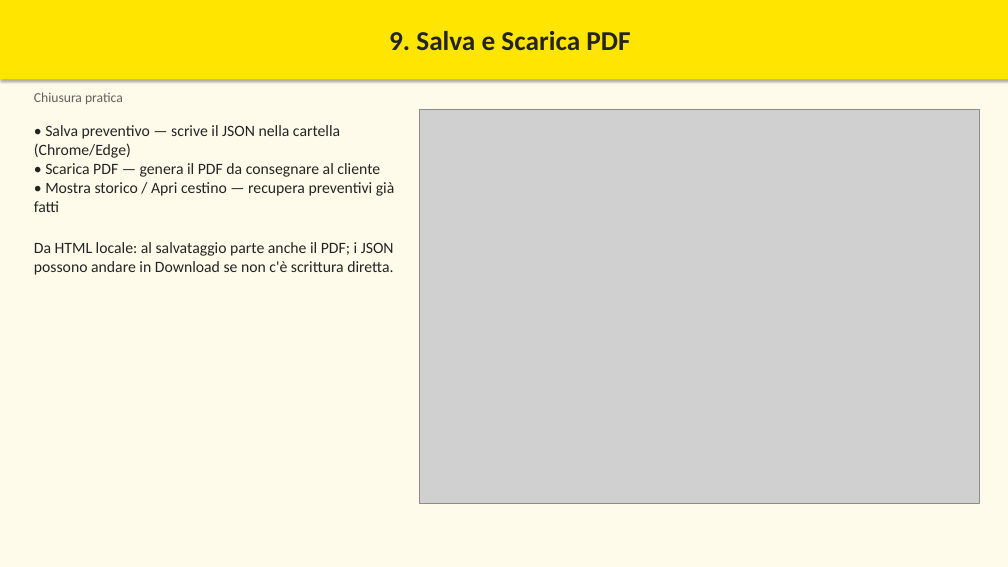
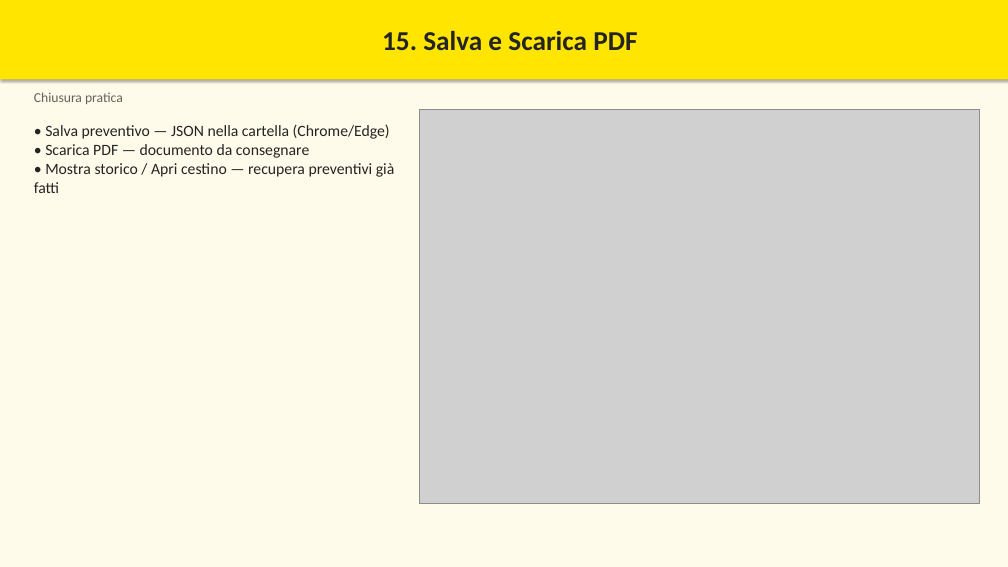
Before and after one commit to MBRP95/Preventivatore, a slide deck: slide 18 of docs/manuale/Manuale_Preventivatore.pptx (slide 10 before the commit). Drawn at 1008x567 pixels with LibreOffice and Linux fonts; fonts in the diff are those of the drawing; grey boxes stand for pictures. Boxes give left, top, right and bottom in pixels: in the first picture for what was removed or moved away, otherwise in the second. Text is boxed around its words. In the diff, an @@ line names an element or a change of style, - is before the commit and + after.

```diff
--- a/docs/manuale/Manuale_Preventivatore.pptx
+++ b/docs/manuale/Manuale_Preventivatore.pptx
@@ text in rectangle at (382, 31, 637, 51): text changed @@
-9. Salva e Scarica PDF
+15. Salva e Scarica PDF
@@ text at (45, 124, 390, 158): text changed @@
-• Salva preventivo — scrive il JSON nella cartella (Chrome/Edge)
-• Scarica PDF — genera il PDF da consegnare al cliente
+• Salva preventivo — JSON nella cartella (Chrome/Edge)
+• Scarica PDF — documento da consegnare
@@ text at (34, 242, 394, 275): paragraph removed @@
-Da HTML locale: al salvataggio parte anche il PDF; i JSON possono andare in Download se non c'è scrittura diretta.
```
Also in this commit, not shown: 17 other slides changed, 8 slides added, 7 other files.
